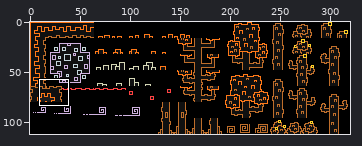
File history of a sprite sheet, tilebuilding/firetiles.png. The first picture is a wide view before the edit; the outline marks the close-up.
Close-up. Old version:
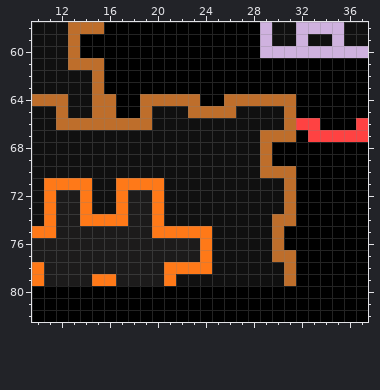
The file is 320x112 pixels. Shown: x 10..37, y 58..82.
The same view after the edit:
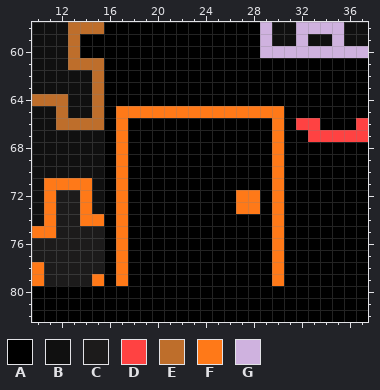
Palette (. is transparent): A #000000  B #101010  C #1c1b1b  D #ff4242  E #be6e2b  F #ff7918  G #cfb2df
The exact change:
Changed rows in their new state; - is an unchanged pixel.
first column x 16:
64 A--AAAAA--AAAAAA
65 AFFFFFFFFFFFFFFA
66 AFAAAAAAAAAAAAFA
67 AFAAAAAAAAAAAAFA
68 AFAAAAAAAAAAAAF-
69 AFAAAAAAAAAAAAF-
70 AFAAAAAAAAAAAAFA
71 A-AAAAAAAAAAAAFA
72 A-AAAAAAAAAFFAFA
73 A-AAAAAAAAAFFAFA
74 A-AAAAAAAAAAAAFA
75 AFAAAAAAAAAAAAF-
76 AFAAAAAAAAAAAAF-
77 AFAAAAAAAAAAAAFA
78 AFAAAAAAAAAAAAFA
79 AFAAAAAAAAAAAAFA
Pixel boxes of the changes (left, top, right, bottom) in both close-ups:
changed: (104, 94, 296, 286)
